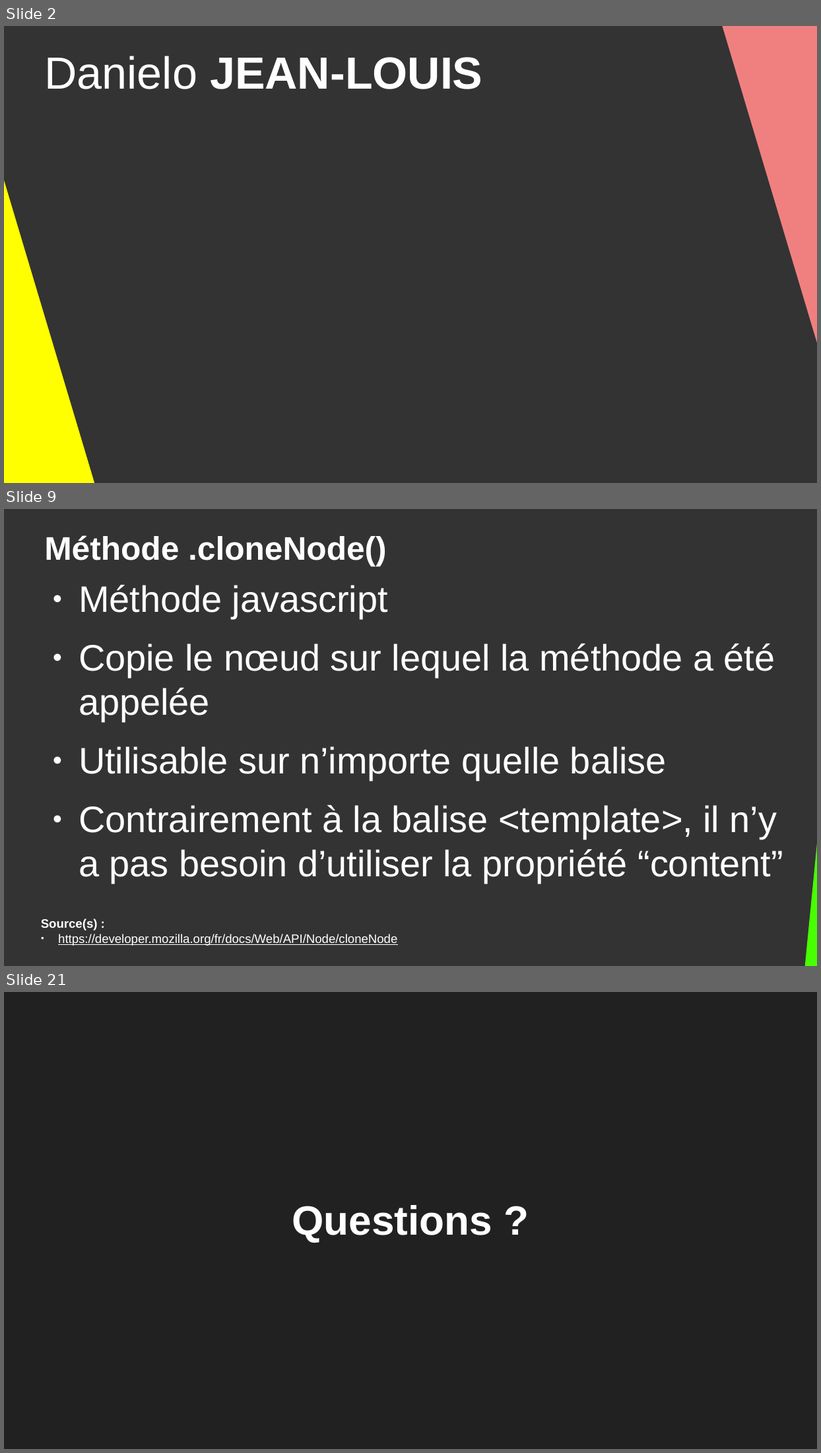
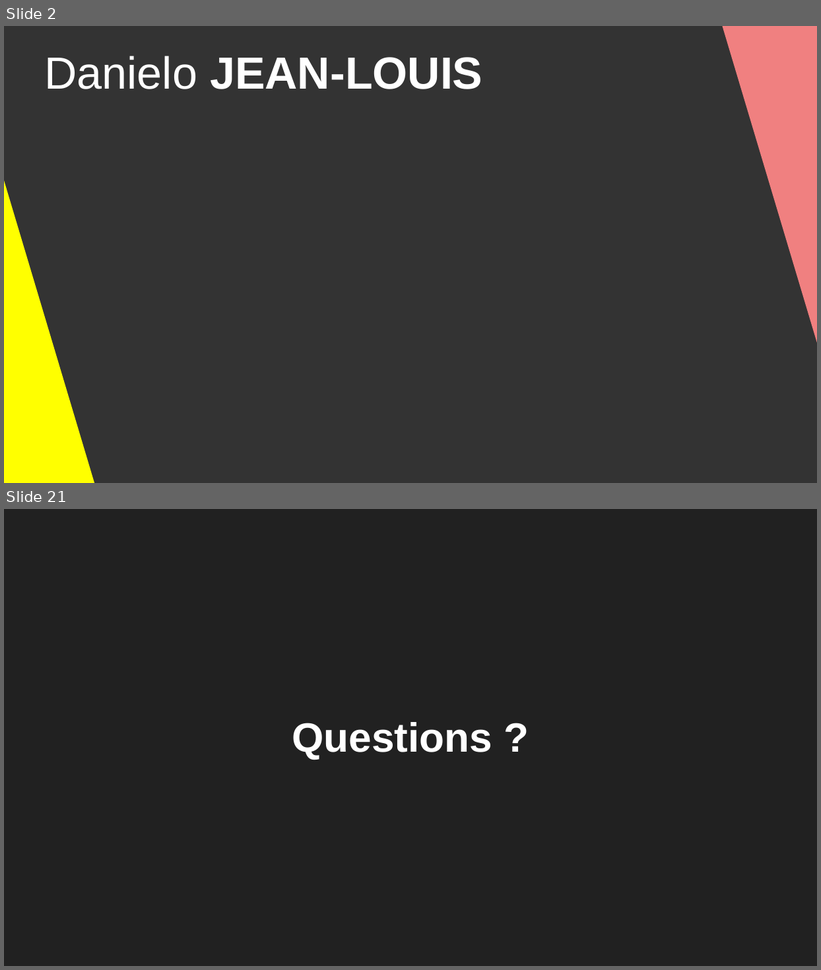
Before and after one commit to DanYellow/cours, a slide deck: developpement-front-s5/travaux-pratiques/numero-4/presentation.odp. Shown one above the other, each under a label of ours: slides 2, 9 and 21 before the commit, slides 2 and 21 after it; the slides between them are not shown. The pictures are 821x1453 and 821x970 pixels, drawn with LibreOffice and Linux fonts; fonts in the diff are those of the drawing. Boxes give left, top, right and bottom in pixels: in the first picture for what was removed or moved away, otherwise in the second. Text is boxed around its words. In the diff, an @@ line names an element or a change of style, - is before the commit and + after.

```diff
--- a/developpement-front-s5/travaux-pratiques/numero-4/presentation.odp
+++ b/developpement-front-s5/travaux-pratiques/numero-4/presentation.odp
@@ slide 9 removed at (4, 509, 817, 966), background #333333 @@
@@ title removed at (44, 535, 387, 566) @@
-Méthode .cloneNode()
@@ text removed at (79, 585, 783, 883) @@
-● Méthode javascript
-● Copie le nœud sur lequel la méthode a été appelée
-● Utilisable sur n’importe quelle balise
-● Contrairement à la balise <template>, il n’y a pas besoin d’utiliser la propriété “content”
@@ right triangle removed at (803, 727, 817, 966) @@
@@ text removed at (41, 919, 397, 946) @@
-Source(s) :
-● https://developer.mozilla.org/fr/docs/Web/API/Node/cloneNode
```
Also in this commit, not shown: 3 slides changed, 16 slides added, 15 other slides removed, 4 other files.
